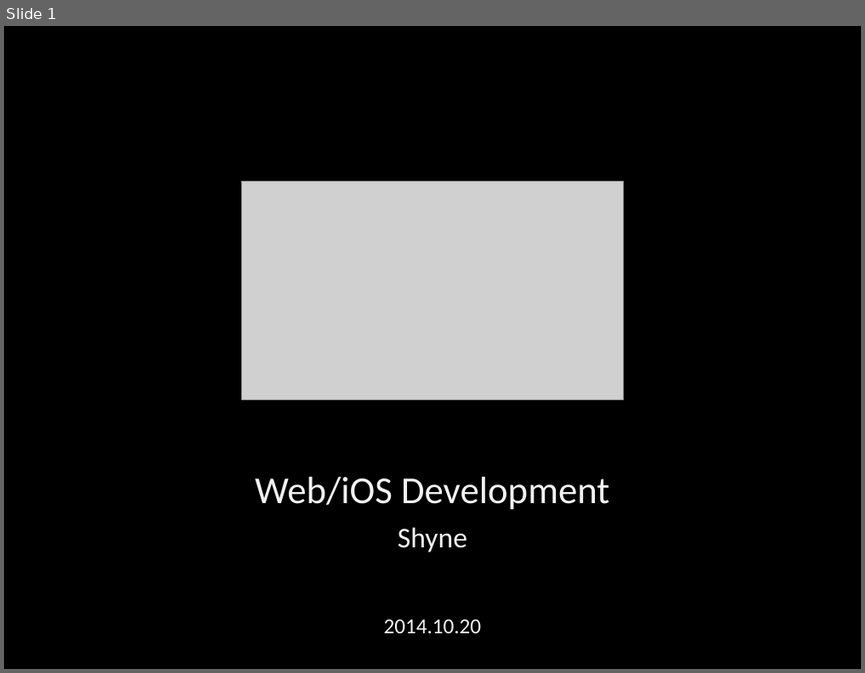
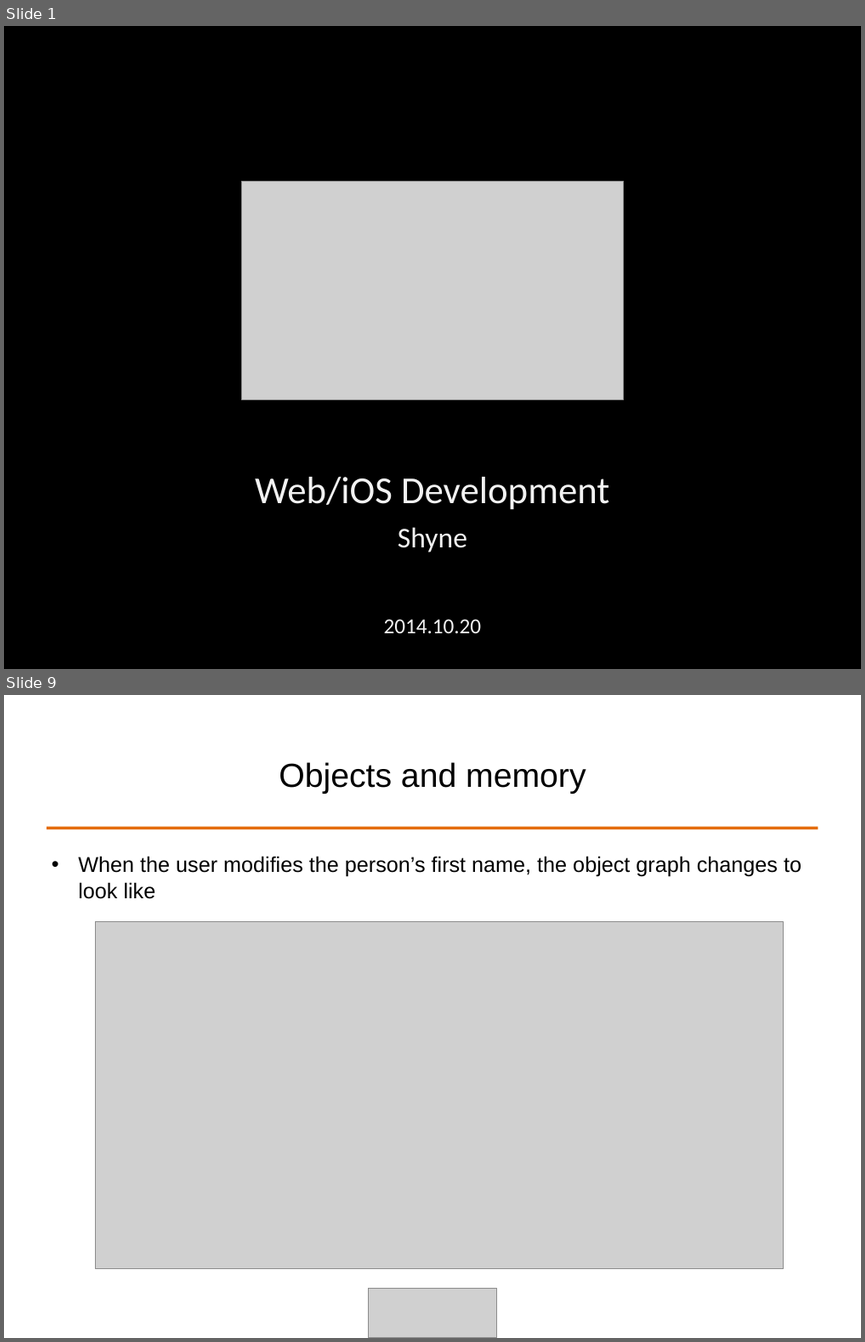
Before and after one commit to ALPHACamp/Camp-3-iOS-Dev, a slide deck: Class presentation/Week3 - Shyne/10-20-2014.ppt. Shown one above the other, each under a label of ours: slide 1 before the commit, slides 1 and 9 after it; the slides between them are not shown. The pictures are 865x673 and 865x1342 pixels, drawn with LibreOffice and Linux fonts; fonts in the diff are those of the drawing; grey boxes stand for pictures. Boxes give left, top, right and bottom in pixels: in the first picture for what was removed or moved away, otherwise in the second. Text is boxed around its words. In the diff, an @@ line names an element or a change of style, - is before the commit and + after.

```diff
--- a/Class presentation/Week3 - Shyne/10-20-2014.ppt
+++ b/Class presentation/Week3 - Shyne/10-20-2014.ppt
@@ slide 9 added at [4,695,861,1338], background #FFFFFF @@
@@ title added at [279,762,585,794], 28 pt, text #000000 @@
+Objects and memory
@@ line added from (46, 828) to (818, 828), #E46C0A 2.49 pt @@
@@ text added at [78,856,801,899], 18 pt, text #000000 @@
+• When the user modifies the person’s first name, the object graph changes to look like
@@ picture added at [95,922,783,1269] @@
@@ picture added at [368,1288,497,1338] @@
```
Also in this commit, not shown: 37 other slides added, 7 slides removed, 3 other files.
